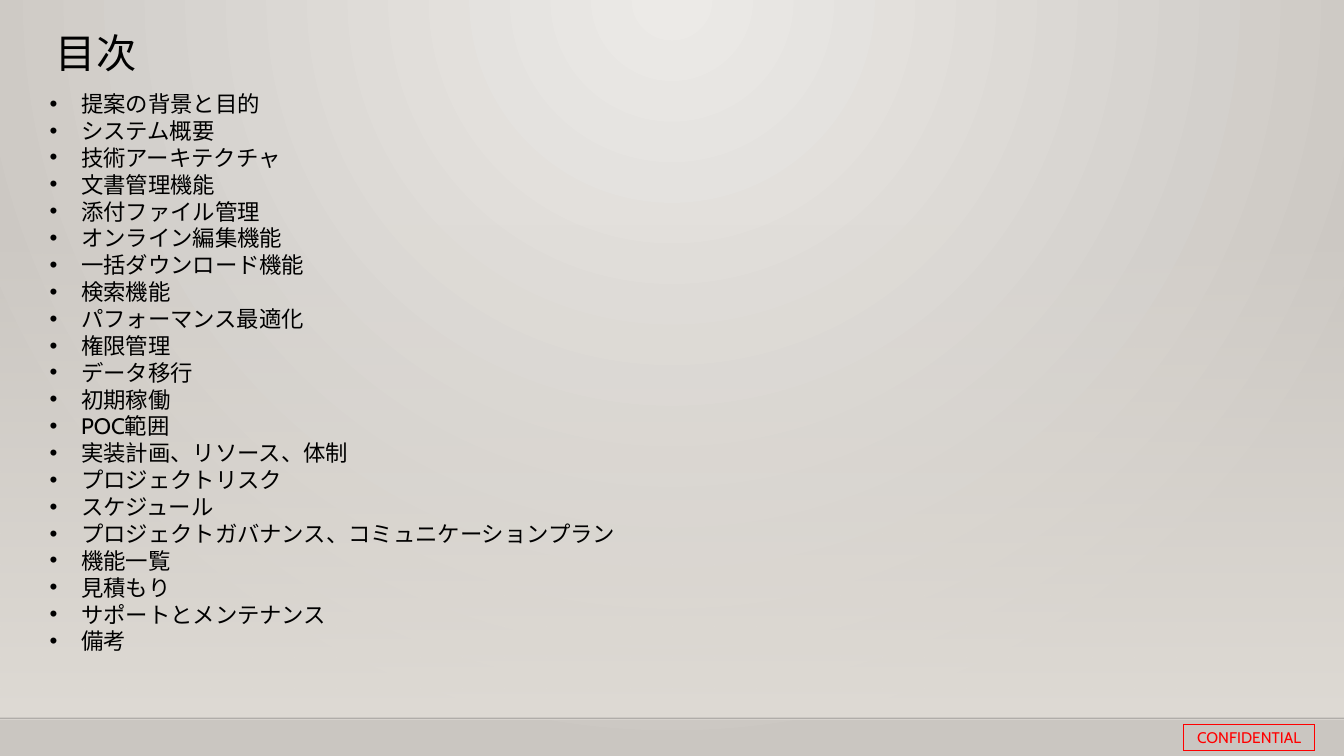
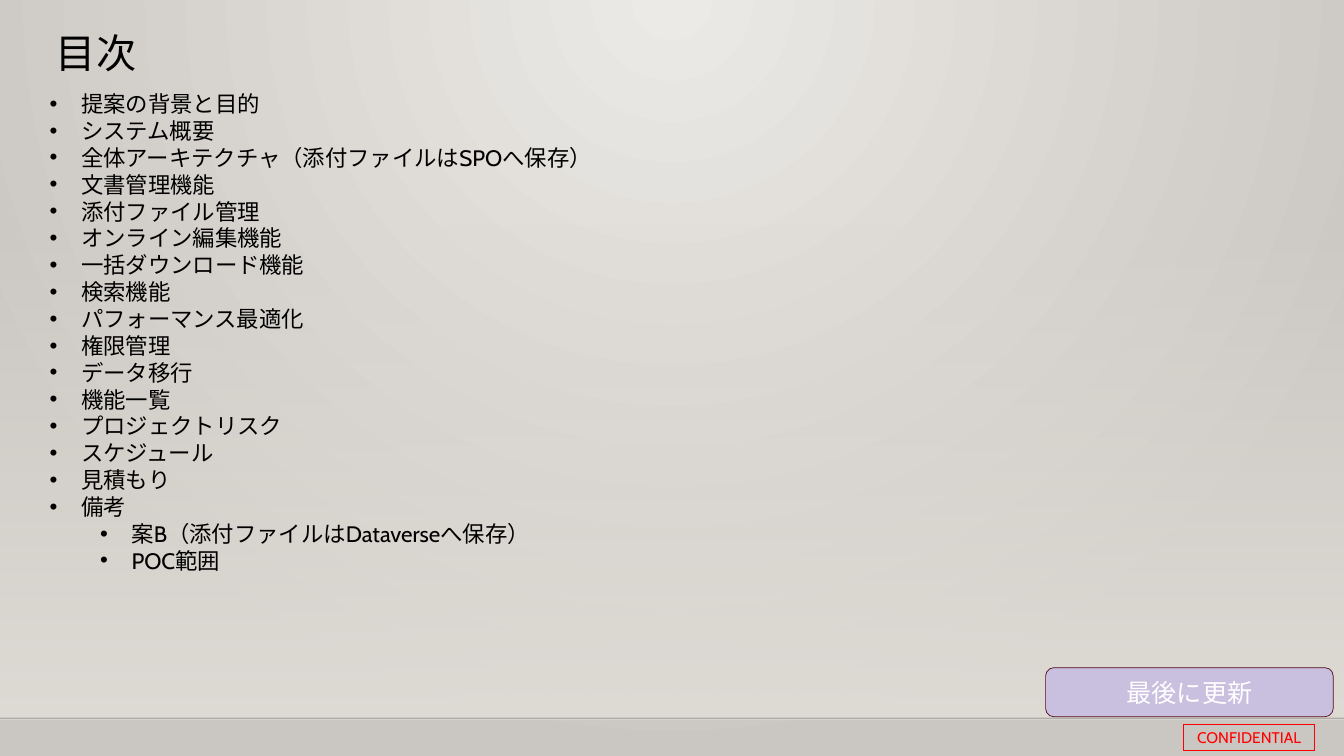
Before and after one commit to 0494938/Notes--CMS-Online, a slide deck: slide 3 of Notesアプリ刷新プロジェクト提案見積もり.pptx. Drawn at 1344x756 pixels with LibreOffice and Linux fonts; fonts in the diff are those of the drawing; background and template pictures are left out. Boxes give left, top, right and bottom in pixels: in the first picture for what was removed or moved away, otherwise in the second. Text is boxed around its words. In the diff, an @@ line names an element or a change of style, - is before the commit and + after.

```diff
--- a/Notesアプリ刷新プロジェクト提案見積もり.pptx
+++ b/Notesアプリ刷新プロジェクト提案見積もり.pptx
@@ text at [81, 147, 592, 168]: text changed @@
-• 技術アーキテクチャ
+• 全体アーキテクチャ（添付ファイルはSPOへ保存）
@@ text at [81, 389, 170, 410]: text changed @@
-• 初期稼働
-• POC範囲
-• 実装計画、リソース、体制
+• 機能一覧
@@ text at [81, 523, 615, 571]: paragraphs removed @@
-• プロジェクトガバナンス、コミュニケーションプラン
-• 機能一覧
@@ text at [132, 523, 530, 571]: paragraphs added @@
+  • 案B（添付ファイルはDataverseへ保存）
+  • POC範囲
@@ text at [81, 604, 326, 624]: paragraph removed @@
-• サポートとメンテナンス
@@ rounded rectangle added at [1046, 667, 1333, 717], fill #C9BFDF, outline #500D1D 0.5 pt, 18 pt, text #FFFFFF @@
+最後に更新
```
Also in this commit, not shown: 14 other slides changed, 7 slides added, 2 slides removed, 2 other files.
